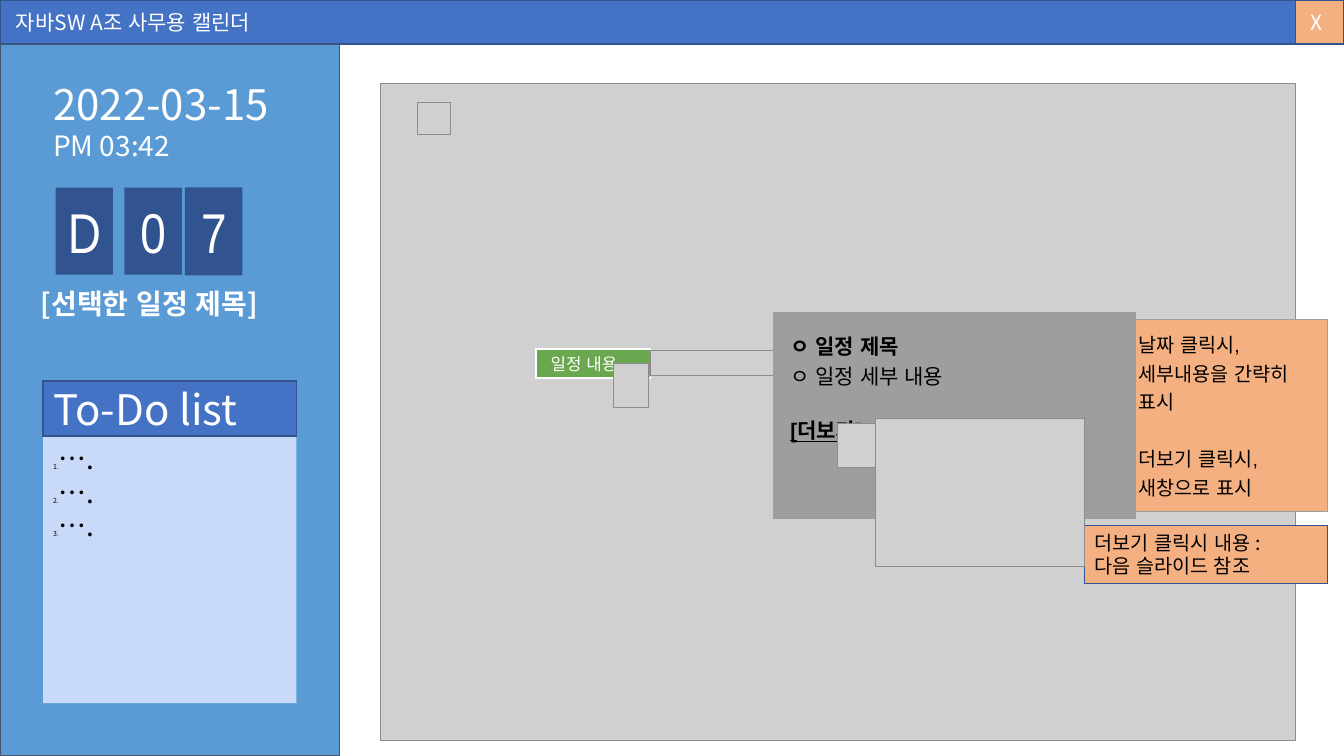
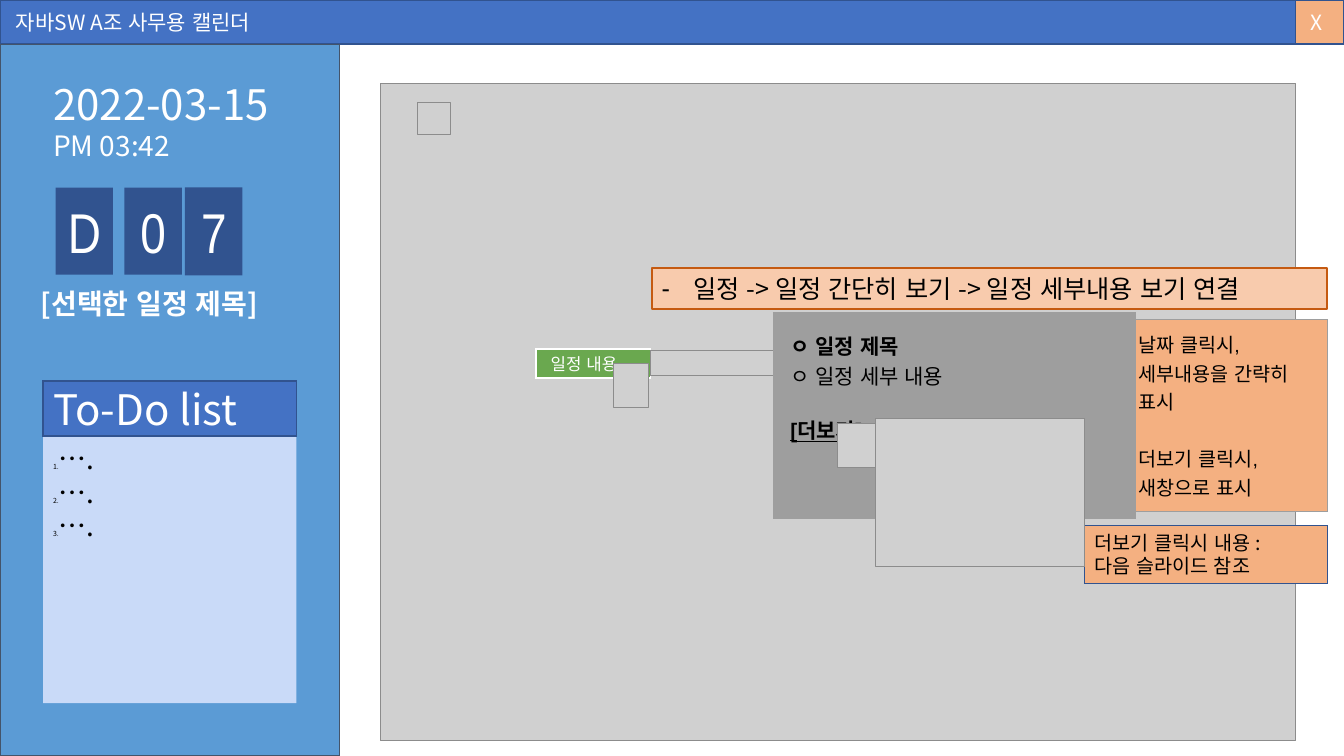
Before and after one commit to AtomicLiquors/java-calendar, a slide deck: slide 4 of 0.참고자료/지난 기획자료/(03.15)자바A조캘린더(수정-2).pptx. Drawn at 1344x756 pixels with LibreOffice and Linux fonts; fonts in the diff are those of the drawing; grey boxes stand for pictures; background and template pictures are left out. Boxes give left, top, right and bottom in pixels: in the first picture for what was removed or moved away, otherwise in the second. Text is boxed around its words. In the diff, an @@ line names an element or a change of style, - is before the commit and + after.

```diff
--- a/0.참고자료/지난 기획자료/(03.15)자바A조캘린더(수정-2).pptx
+++ b/0.참고자료/지난 기획자료/(03.15)자바A조캘린더(수정-2).pptx
@@ rectangle added at [651, 268, 1327, 309], fill #F8CBAD, outline #C55A11 1.5 pt, 18 pt, text #000000 @@
+– 일정 -> 일정 간단히 보기 -> 일정 세부내용 보기 연결
```
Also in this commit, not shown: 6 other slides changed, 2 slides added, 1 slide removed, 4 other files.
